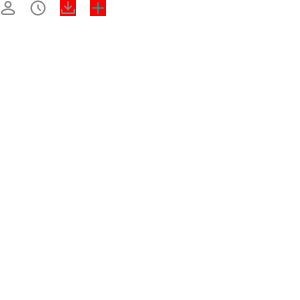
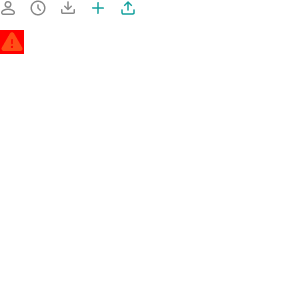
Layered file, before and after one edit (300x300). Changes by layer:
added group "그룹 1" (1st of 4) with 5 layers above "그룹 1" over <box>0,0,135,54</box>
added group "그룹 1" (2nd of 4, in "그룹 1") with 2 layers in group "그룹 1" over <box>0,30,24,54</box>
added layer "레이어 1" (1st of 6, in "그룹 1" › "그룹 1") in group "그룹 1" over <box>1,32,23,51</box>
added layer "레이어 2" (1st of 4, in "그룹 1" › "그룹 1") in group "그룹 1" over <box>0,30,24,54</box>
added layer "레이어 1" (2nd of 6, in "그룹 1") in group "그룹 1" over <box>121,1,135,15</box>
hid "레이어 2" (3rd of 4, in "그룹 1") over <box>60,0,76,16</box>
hid "레이어 3" (1st of 2, in "그룹 2") over <box>90,0,106,16</box>
